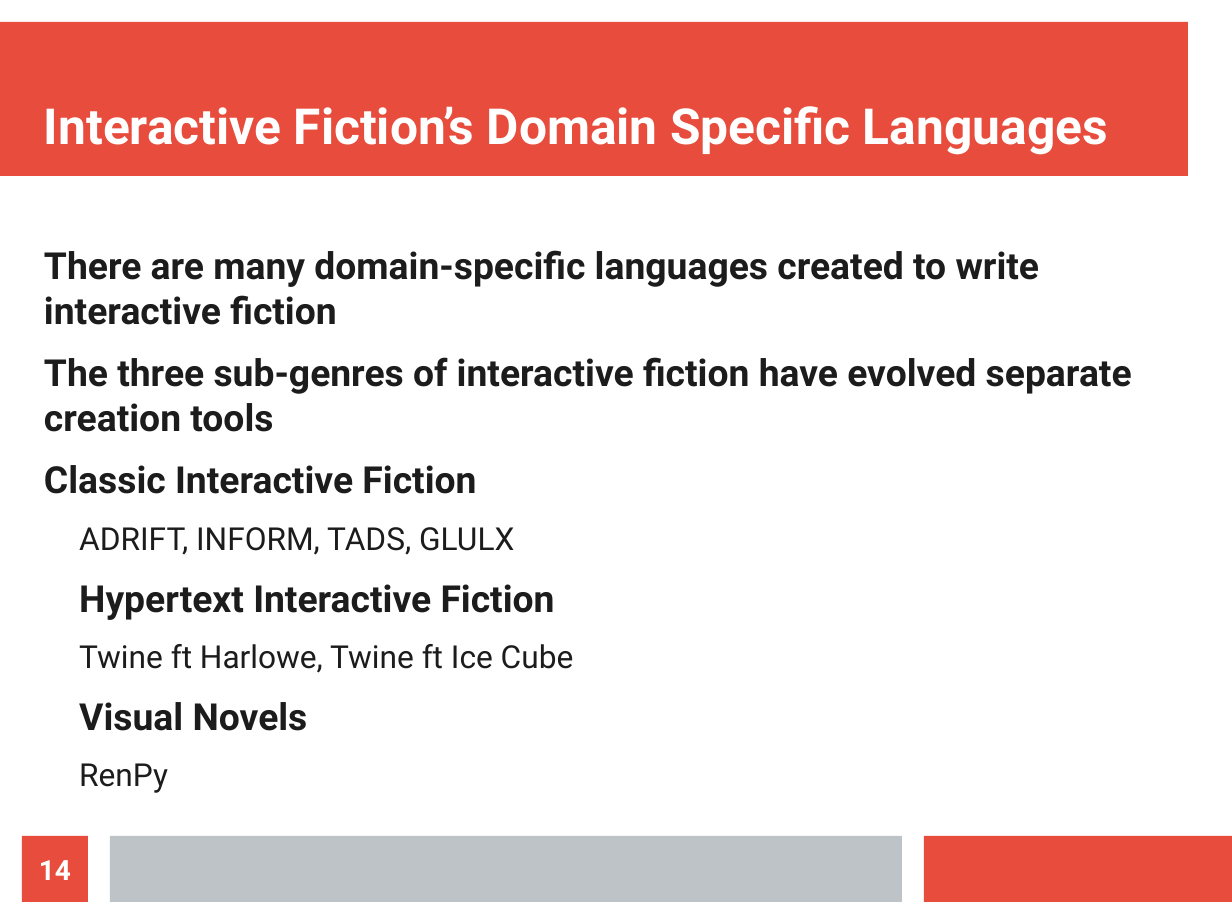
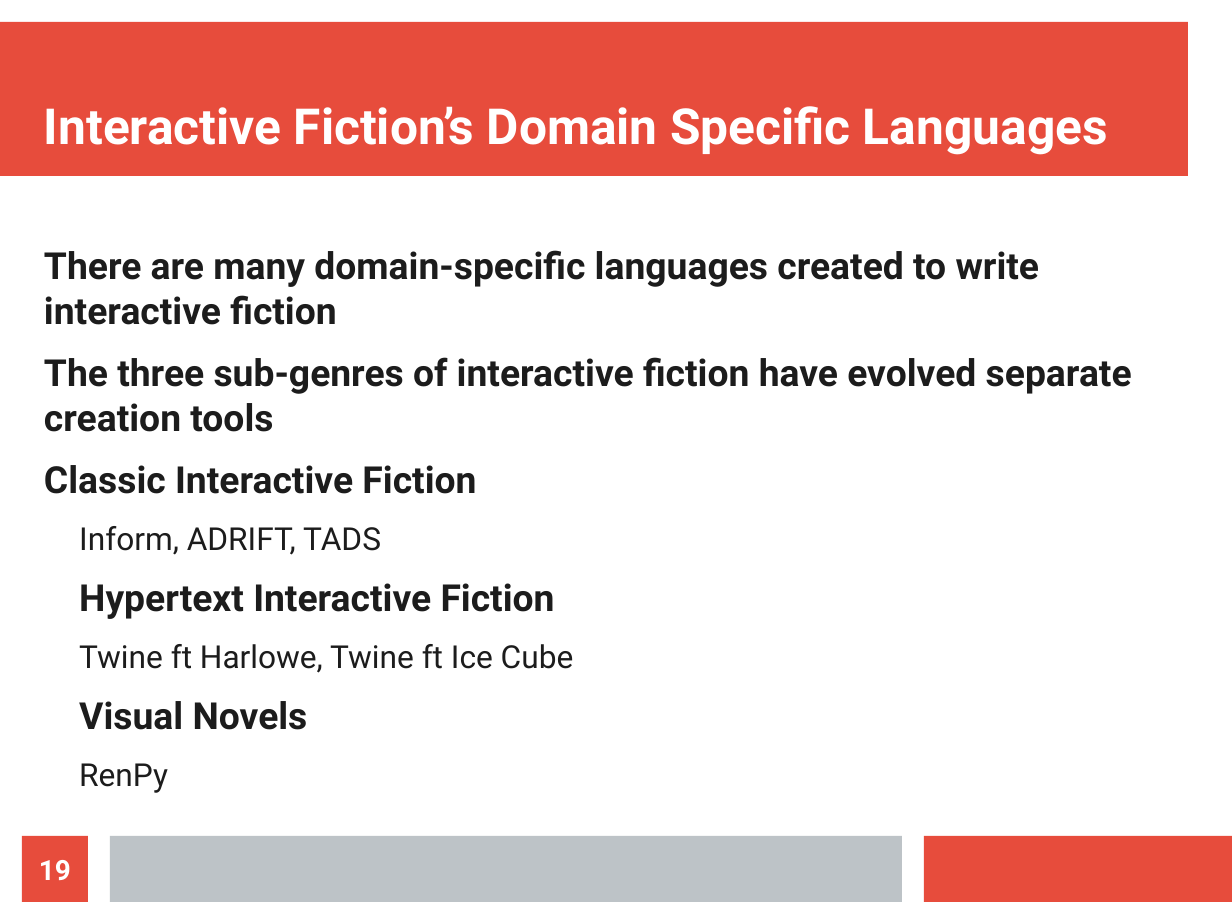
Before and after one commit to spk121/fosdem2019, a slide deck: slide 19 of ScriptingIF.odp (slide 14 before the commit). Drawn at 1232x924 pixels with LibreOffice and Linux fonts; fonts in the diff are those of the drawing. Boxes give left, top, right and bottom in pixels: in the first picture for what was removed or moved away, otherwise in the second. Text is boxed around its words. In the diff, an @@ line names an element or a change of style, - is before the commit and + after.

```diff
--- a/ScriptingIF.odp
+++ b/ScriptingIF.odp
@@ text at bbox=[79, 526, 381, 555]: text changed @@
-  ADRIFT, INFORM, TADS, GLULX
+  Inform, ADRIFT, TADS
@@ page number at bbox=[39, 860, 71, 880]: text changed @@
-14
+19
```
Also in this commit, not shown: 10 other slides changed, 16 slides added, 2 slides removed, 7 other files.
